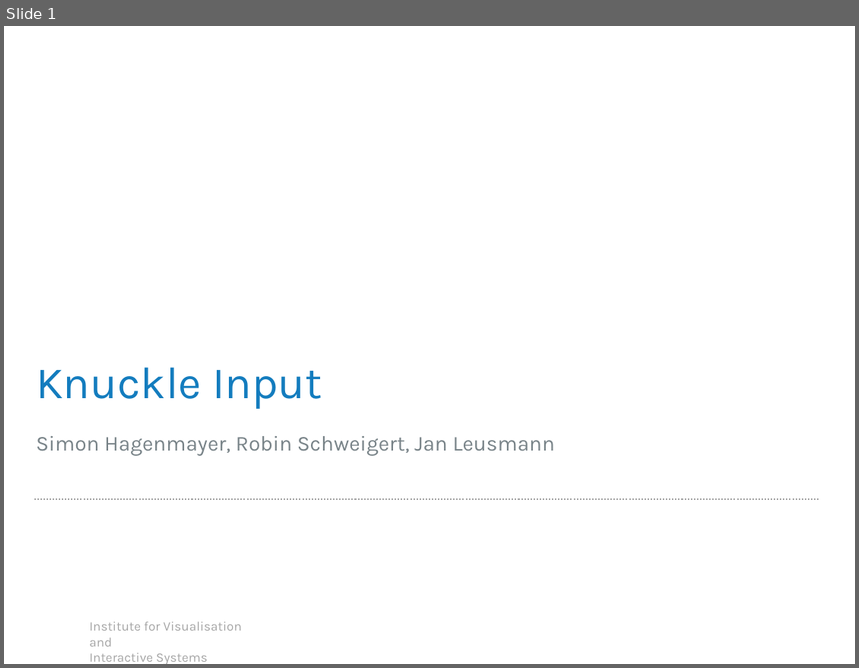
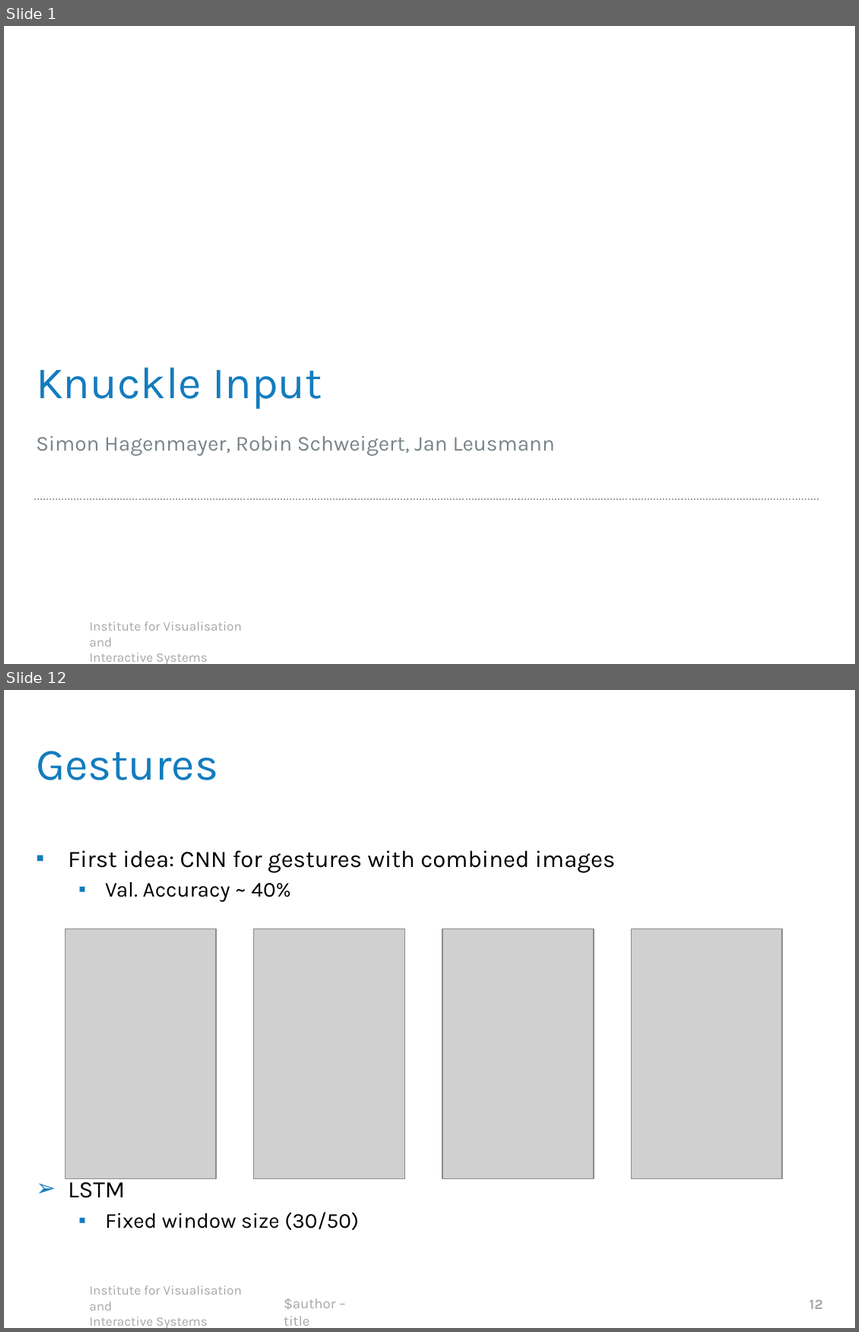
Before and after one commit to robsch94/FaPraKnuckleInput, a slide deck: Presentations/FinalPresentation.pptx. Shown one above the other, each under a label of ours: slide 1 before the commit, slides 1 and 12 after it; the slides between them are not shown. The pictures are 859x668 and 859x1332 pixels, drawn with LibreOffice and Linux fonts; fonts in the diff are those of the drawing; grey boxes stand for pictures; background and template pictures are left out. Boxes give left, top, right and bottom in pixels: in the first picture for what was removed or moved away, otherwise in the second. Text is boxed around its words. In the diff, an @@ line names an element or a change of style, - is before the commit and + after.

```diff
--- a/Presentations/FinalPresentation.pptx
+++ b/Presentations/FinalPresentation.pptx
@@ slide 12 added at <box>4,690,855,1328</box>, background #FFFFFF; not listed: 1 template element that a slide beside it also shows @@
@@ title added at <box>36,751,218,780</box>, 38 pt, text #137CBE @@
+Gestures
@@ text added at <box>68,850,615,1230</box>, 20 pt, text #000000 @@
+▪ First idea: CNN for gestures with combined images
+  ▪ Val. Accuracy ~ 40%
+➢ LSTM
+  ▪ Fixed window size (30/50)
@@ picture added at <box>66,929,217,1179</box> @@
@@ picture added at <box>254,929,406,1179</box> @@
@@ picture added at <box>443,929,594,1179</box> @@
@@ picture added at <box>631,929,783,1179</box> @@
@@ text added at <box>284,1299,335,1326</box>, 12 pt, text #A6A6A6 @@
+$author – title
@@ page number added at <box>810,1300,823,1309</box>, 12 pt, text #A6A6A6, bold @@
+12
```
Also in this commit, not shown: 3 slides changed, 15 other slides added, 6 slides removed.
